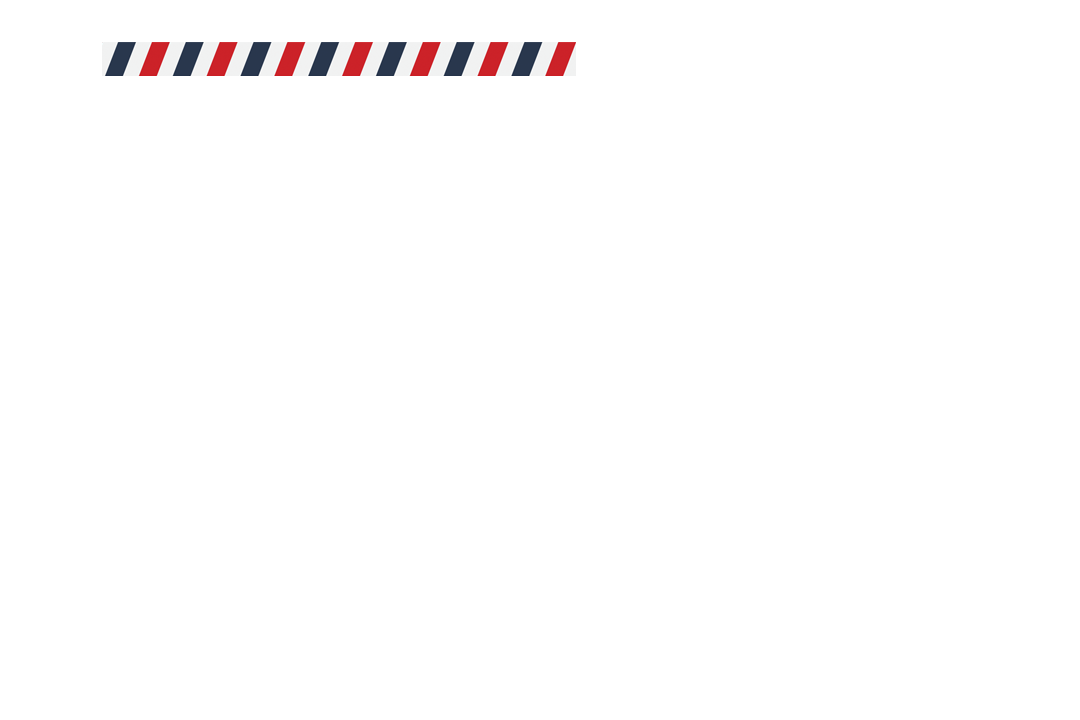
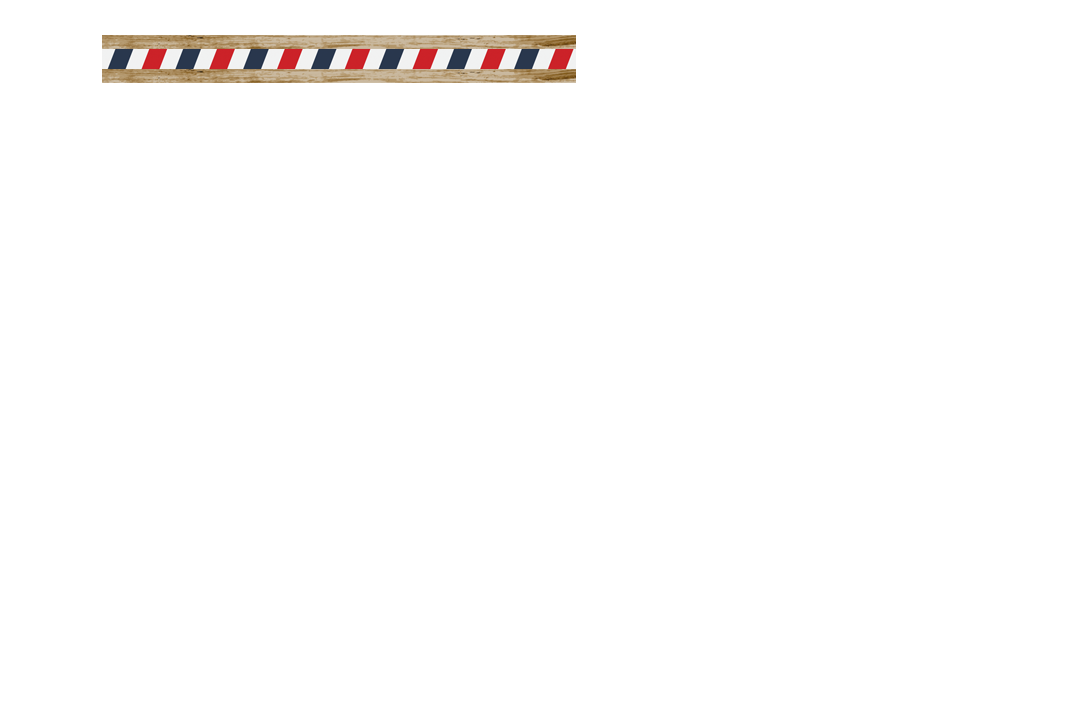
The second 1080 x 720 image is a revision of the first. Changes to its layers:
added layer "Capa 4 copia 2" above "Capa 4 copia" over [102, 69, 576, 83]
added layer "Capa 4 copia" above "Capa 3" over [102, 35, 576, 49]
